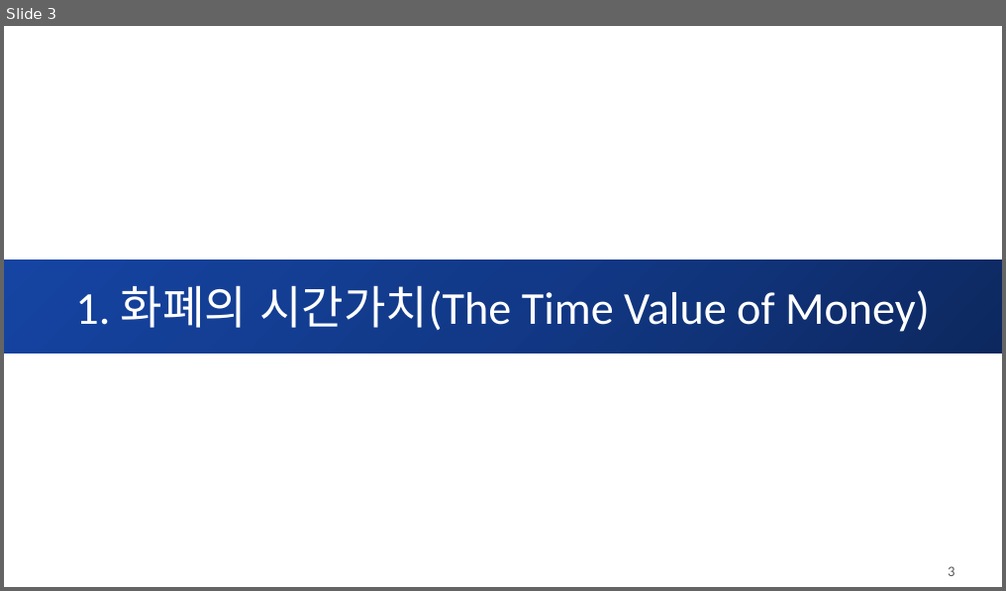
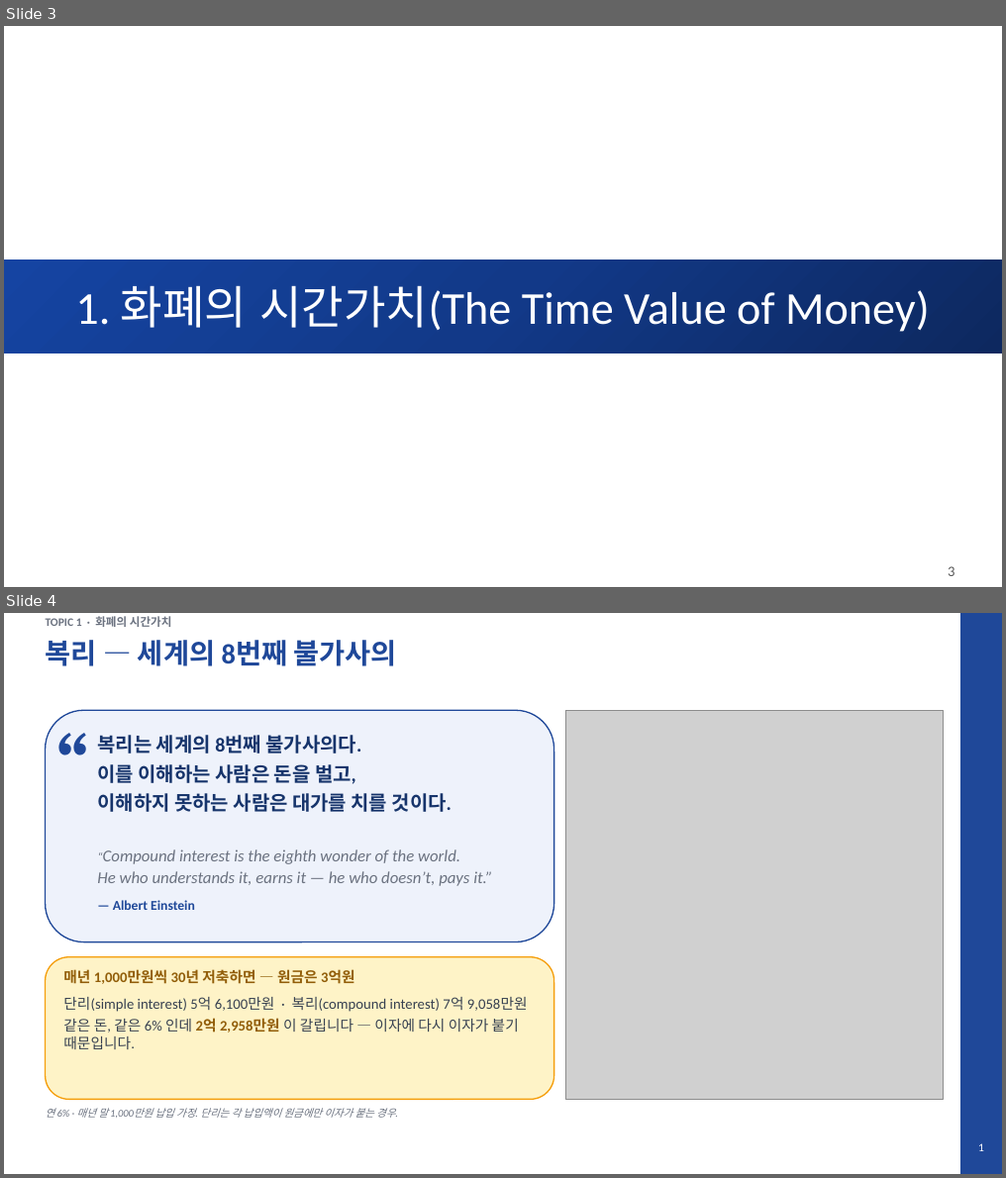
Before and after one commit to keejae/financial-accounting, a slide deck: files/week2/korean/Wk2_L8_slides.pptx. Shown one above the other, each under a label of ours: slide 3 before the commit, slides 3 and 4 after it. The pictures are 1006x591 and 1006x1178 pixels, drawn with LibreOffice and Linux fonts; fonts in the diff are those of the drawing; grey boxes stand for pictures. Boxes give left, top, right and bottom in pixels: in the first picture for what was removed or moved away, otherwise in the second. Text is boxed around its words. In the diff, an @@ line names an element or a change of style, - is before the commit and + after.

```diff
--- a/files/week2/korean/Wk2_L8_slides.pptx
+++ b/files/week2/korean/Wk2_L8_slides.pptx
@@ slide 4 added at box(4, 613, 1002, 1174), background #FFFFFF @@
@@ text added at box(46, 616, 172, 627), 11 pt, text #6B7280, bold @@
+TOPIC 1 · 화폐의 시간가치
@@ text added at box(46, 640, 397, 666), 27 pt, text #1F4899, bold @@
+복리 — 세계의 8번째 불가사의
@@ rectangle added at box(960, 613, 1002, 1174), fill #1F4899 @@
@@ rounded rectangle added at box(46, 710, 554, 943), fill #EEF2FB, outline #1F4899 1.25 pt @@
@@ text added at box(57, 718, 110, 770), 60 pt, text #1F4899, bold @@
+“
@@ picture added at box(565, 710, 944, 1100) @@
@@ text added at box(97, 735, 451, 812), 19 pt, text #16346B, bold @@
+복리는 세계의 8번째 불가사의다.
+이를 이해하는 사람은 돈을 벌고,
+이해하지 못하는 사람은 대가를 치를 것이다.
@@ text added at box(97, 850, 492, 886), 16 pt, text #6B7280, italic @@
+“Compound interest is the eighth wonder of the world.
+He who understands it, earns it — he who doesn’t, pays it.”
@@ text added at box(113, 900, 195, 910), 13 pt, text #1F4899, bold @@
+— Albert Einstein
@@ rounded rectangle added at box(46, 958, 554, 1100), fill #FEF3C7, outline #F59E0B 1.25 pt @@
@@ text added at box(63, 969, 355, 984), 14 pt, text #925E09, bold @@
+매년 1,000만원씩 30년 저축하면 — 원금은 3억원
@@ text added at box(63, 997, 528, 1050), 14 pt, text #374151 @@
+단리(simple interest) 5억 6,100만원 · 복리(compound interest) 7억 9,058만원
+같은 돈, 같은 6% 인데 2억 2,958만원 이 갈립니다 — 이자에 다시 이자가 붙기 때문입니다.
@@ text added at box(46, 1108, 395, 1118), 10 pt, text #6B7280, italic @@
+연 6% · 매년 말 1,000만원 납입 가정. 단리는 각 납입액이 원금에만 이자가 붙는 경우.
@@ text added at box(978, 1144, 984, 1152), 11 pt, text #FFFFFF @@
+1
```
Also in this commit, not shown: 1 slide changed, 7 other files.
